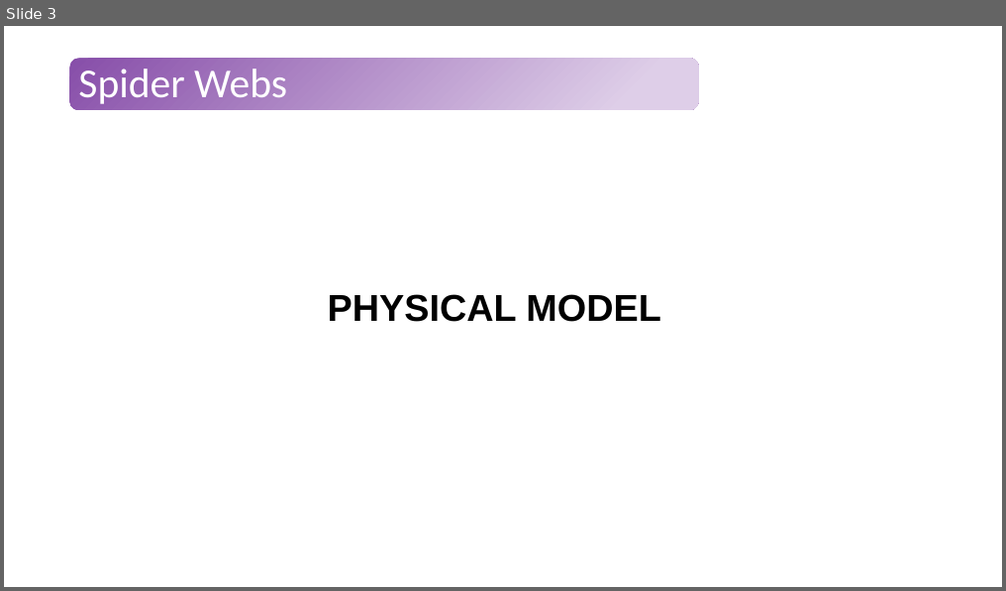
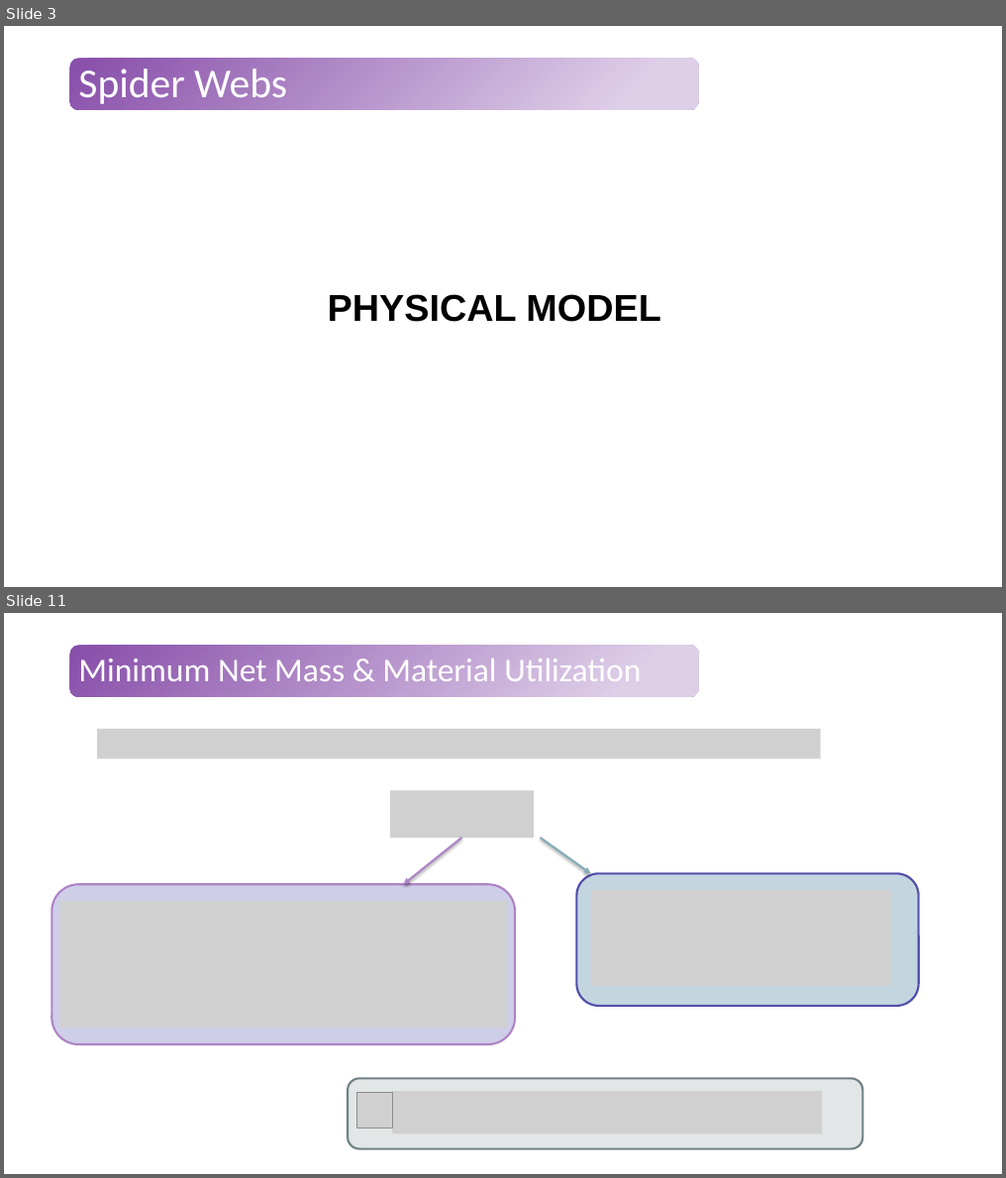
Before and after one commit to Tavi681/PoliPhysics, a slide deck: Tema 2/paper/Tema2.pptx. Shown one above the other, each under a label of ours: slide 3 before the commit, slides 3 and 11 after it; the slides between them are not shown. The pictures are 1006x591 and 1006x1178 pixels, drawn with LibreOffice and Linux fonts; fonts in the diff are those of the drawing; grey boxes stand for pictures. Boxes give left, top, right and bottom in pixels: in the first picture for what was removed or moved away, otherwise in the second. Text is boxed around its words. In the diff, an @@ line names an element or a change of style, - is before the commit and + after.

```diff
--- a/Tema 2/paper/Tema2.pptx
+++ b/Tema 2/paper/Tema2.pptx
@@ slide 11 added at [4, 613, 1002, 1174], background #FFFFFF; not listed: 1 template element that a slide beside it also shows @@
@@ title added at [78, 659, 641, 681], 32 pt, text #FFFFFF @@
+Minimum Net Mass & Material Utilization
@@ picture added at [97, 729, 820, 759] @@
@@ picture added at [390, 790, 534, 838] @@
@@ arrow added from (462, 838) to (404, 884), #AD84C6 2 pt @@
@@ arrow added from (540, 838) to (591, 873), #84ACB6 2 pt @@
@@ rounded rectangle added at [576, 873, 919, 1006], fill #C3D5DF, outline #524EAB 2 pt @@
@@ rounded rectangle added at [52, 884, 515, 1045], fill #CFCEE9, outline #AD84C6 2 pt @@
@@ picture added at [60, 901, 507, 1028] @@
@@ picture added at [591, 891, 892, 986] @@
@@ rounded rectangle added at [348, 1078, 862, 1149], fill #E2E6E6, outline #6F8183 2 pt @@
@@ picture added at [356, 1093, 392, 1128] @@
@@ picture added at [392, 1091, 823, 1134] @@
```
Also in this commit, not shown: 1 slide changed, 6 other slides added.
